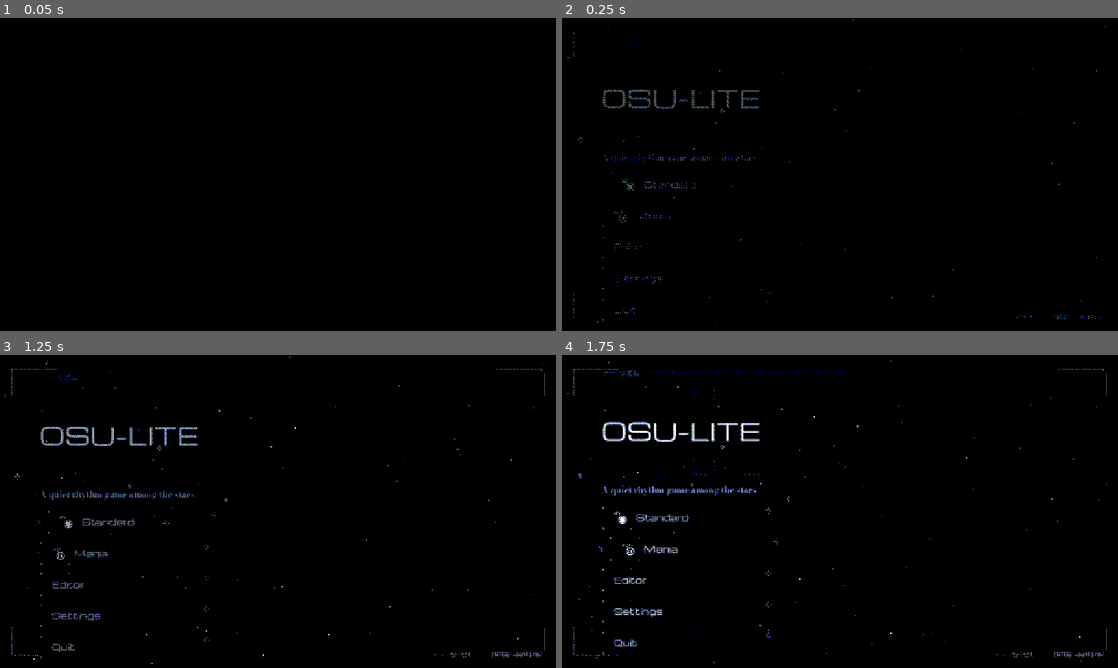
Above: before the commit, frames 1-4 (two rows, left to right).
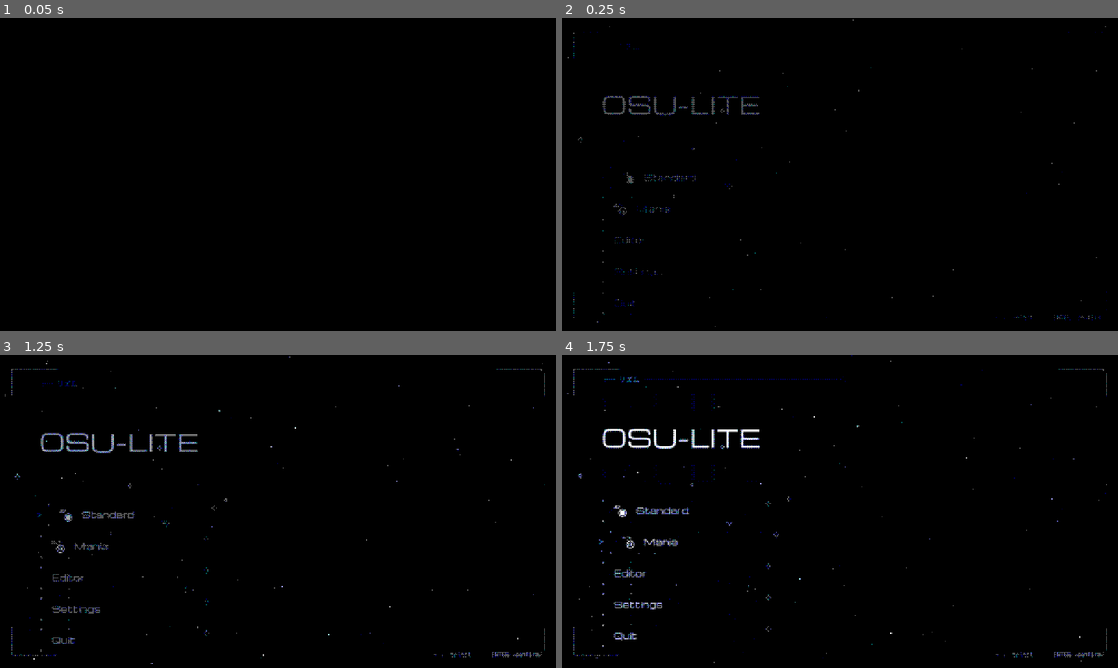
Above: after the commit, the same moments.

Repository: waspflannel/ascii-rhythm
Game: Godot game, scene res://scenes/main.tscn
Two runs of this game, one before a commit and one after it. Both use one fixed random seed, a clock stepped at 60 frames per second and the inputs below.
Inputs (mouse positions are in pixels of both pictures, inside the frame that each line leads up to):
- Up to frame 1 (0.05 s): no input
- Up to frame 2 (0.25 s): no input
- Up to frame 3 (1.25 s): tap Enter (ui_accept) at 0.5, 0.77 s; move the mouse to (400, 495) at 0.52 s; hold Right (ui_right) from 0.53 s (still down); tap Space at 0.6 s; click (400, 495) at 0.67 s
- Up to frame 4 (1.75 s): release Right (ui_right) at 1.25 s; drag from (728, 527) to (812, 574) at 1.27 s

Frame 1 is identical in both runs. In frame 2, 1.2% of the frame differs, in the area x 7-39%, y 6-97%; in frame 3, 2.1%; in frame 4, 2.7%, in the area x 6-51%, y 4-96%.

Commit message:
Remove main menu tagline and retake menu screenshot

Diff:
--- a/scenes/main_menu.tscn
+++ b/scenes/main_menu.tscn
@@ -82,12 +82,6 @@
 theme_override_constants/outline_size = 2
 theme_override_constants/line_spacing = -22
 text = "OSU-LITE"
-
-[node name="Tagline" type="Label" parent="Content"]
-layout_mode = 2
-theme_type_variation = &"CaptionLabel"
-theme_override_font_sizes/font_size = 20
-text = "A quiet rhythm game among the stars"
 
 [node name="Gap" type="Control" parent="Content"]
 custom_minimum_size = Vector2(0, 16)
Binary file changed: docs/screenshots/main-menu.png
